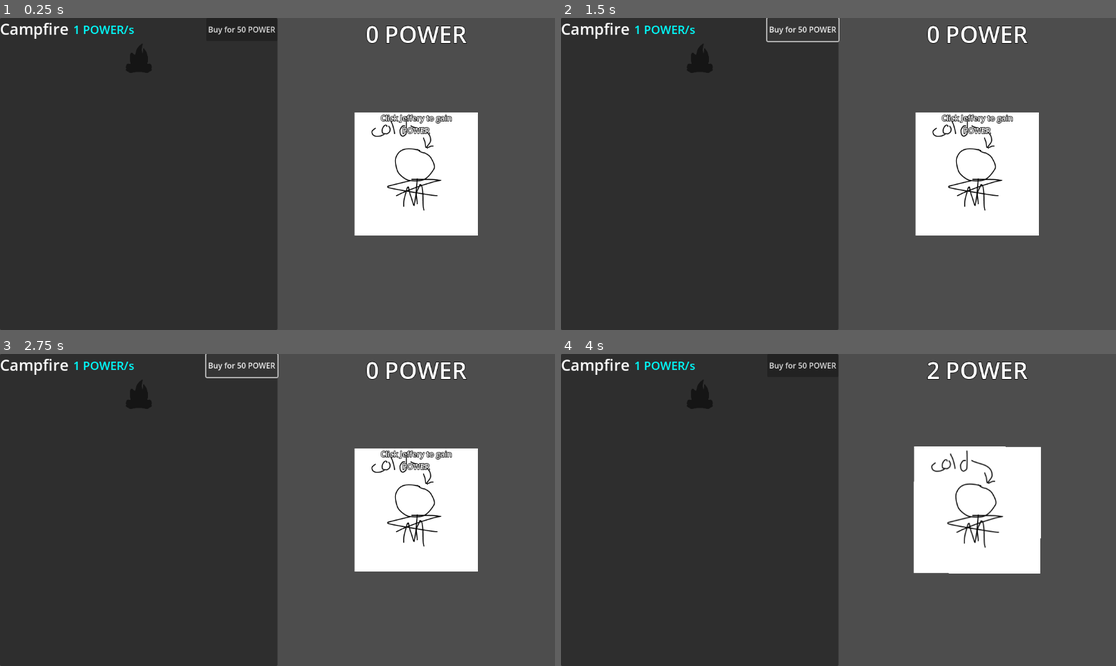
Above: before the commit, frames 1-4 (two rows, left to right).
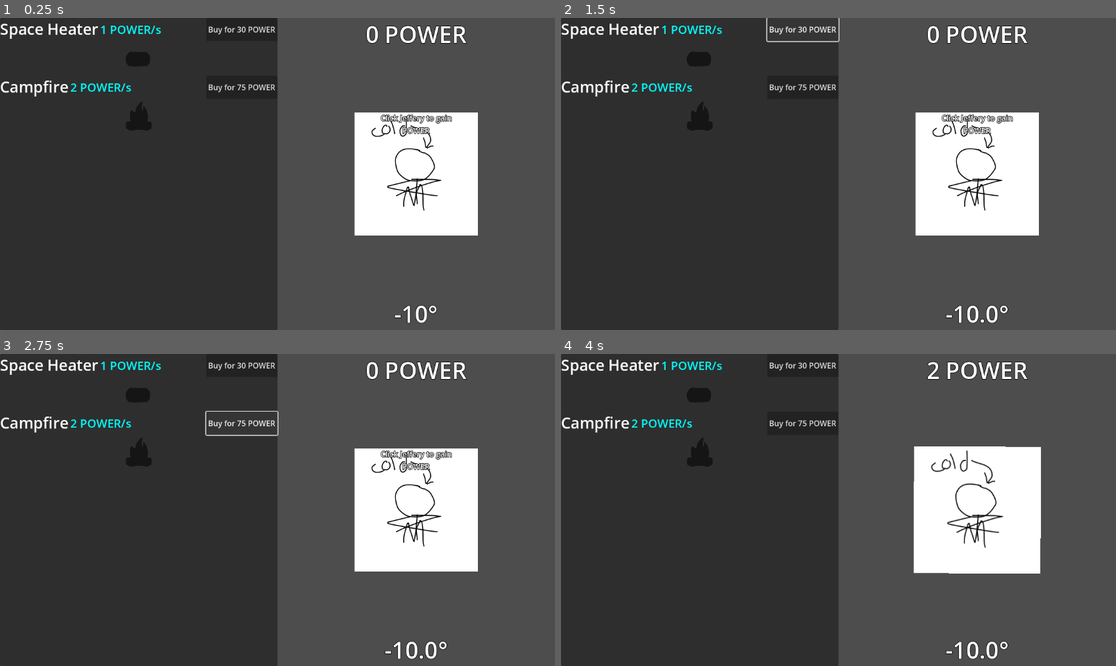
Above: after the commit, the same moments.

Repository: ToasterPanic/its-cold-outside
Game: Godot game, scene res://scenes/game.tscn
Same seed, same stepped clock (60 frames per second), same inputs: the game is played once before the commit and once after it.
Inputs (mouse positions are in pixels of both pictures, inside the frame that each line leads up to):
- Up to frame 1 (0.25 s): no input
- Up to frame 2 (1.5 s): click (805, 30) at 0.5 s, where only the run before the commit has a clickable "Buy for 50 POWER"; click "Buy for 50 POWER" (after the commit: "Buy for 30 POWER") at 1.25 s
- Up to frame 3 (2.75 s): click "Buy for 50 POWER" (after the commit: "Buy for 75 POWER") at 2 s
- Up to frame 4 (4 s): click "Click Jeffery to gain POWER" at 2.75 s; tap Enter at 3.5 s; hold Right from 3.53 s (still down); tap Alt at 3.6 s

The runs differ from the first frame. In frame 1, 1.5% of the frame differs, in the area x 0-79%, y 1-98%; in frame 2, 1.6%; in frame 3, 1.9%, in the area x 0-81%, y 0-98%; in frame 4, 1.6%.

Commit message:
Multiple buyables, space heaters

Diff:
--- a/scenes/buyable_ui_item.tscn
+++ b/scenes/buyable_ui_item.tscn
@@ -11,6 +11,8 @@
 font_color = Color(0, 1, 1, 1)
 
 [node name="BuyableUIItem" type="VBoxContainer"]
+offset_right = 727.0
+offset_bottom = 116.0
 script = ExtResource("1_q11ar")
 metadata/type = "campfire"
 
--- a/scenes/game.tscn
+++ b/scenes/game.tscn
@@ -91,4 +91,18 @@
 horizontal_alignment = 1
 autowrap_mode = 1
 
+[node name="TemperatureMeter" type="Label" parent="CanvasLayer/Control"]
+layout_mode = 1
+anchors_preset = -1
+anchor_left = 0.5
+anchor_top = 1.0
+anchor_right = 1.0
+anchor_bottom = 1.0
+grow_horizontal = 2
+grow_vertical = 0
+text = "0°"
+label_settings = SubResource("LabelSettings_yqjtg")
+horizontal_alignment = 1
+autowrap_mode = 1
+
 [connection signal="pressed" from="Jeffery" to="." method="_on_jeffery_pressed"]
--- a/scripts/buyable_ui_item.gd
+++ b/scripts/buyable_ui_item.gd
@@ -1,11 +1,21 @@
 extends VBoxContainer
 
+var game = null
+
+func _ready() -> void:
+	$Top/Name.text = global.buyables[get_meta("type")].name
+	$Top/Buy.text = "Buy for " + str(global.buyables[get_meta("type")].cost) + " POWER"
+	$Top/Cost.text = str(global.buyables[get_meta("type")].passive_power) + " POWER/s"
+
+	$Bottom/HBoxContainer/None.texture = load("res://textures/" + get_meta("type") + ".png")
+
+	print(owner)
 
 func _on_buy_pressed() -> void:
-	if owner.power >= global.buyables[get_meta("type")].cost:
-		owner.power -= global.buyables[get_meta("type")].cost
+	if game.power >= global.buyables[get_meta("type")].cost:
+		game.power -= global.buyables[get_meta("type")].cost
 
-		owner.boughts[get_meta("type")] += 1
+		game.boughts[get_meta("type")] += 1
 
 		$Bottom/HBoxContainer/None.visible = false
 
--- a/scripts/game.gd
+++ b/scripts/game.gd
@@ -8,30 +8,39 @@
 
 var time_to_next_passive_power = 1
 
+var buyable_ui_item_scene = preload("res://scenes/buyable_ui_item.tscn")
+
 func _ready() -> void:
+	$CanvasLayer/Control/Panel/VBoxContainer/BuyableUIItem.free()
+
 	for n in global.buyables.keys():
 		boughts[n] = 0
 
-	print(boughts)
+		var buyable_ui_item = buyable_ui_item_scene.instantiate()
+		buyable_ui_item.set_meta("type", n)
+		buyable_ui_item.game = self
+
+		$CanvasLayer/Control/Panel/VBoxContainer.add_child(buyable_ui_item)
 
 func _process(delta: float) -> void:
 	time_to_next_passive_power -= delta
 	if time_to_next_passive_power <= 0:
 		time_to_next_passive_power = 1
 
+		temperature = -10
+
 		for n in boughts.keys():
 			power += global.buyables[n].passive_power * boughts[n]
 
-	temperature = -10
-
-	for n in boughts.keys():
-		temperature += global.buyables[n].heat * boughts[n]
+			temperature += global.buyables[n].heat * boughts[n]
 
 	$Jeffery.rotation_degrees /= 1 + (delta * 6)
 	$Jeffery.scale.x -= ($Jeffery.scale.x - 1) * (delta * 3)
 	$Jeffery.scale.y = $Jeffery.scale.x
 
 	$CanvasLayer/Control/PowerMeter.text = str(floori(power)) + " POWER"
+
+	$CanvasLayer/Control/TemperatureMeter.text = str(temperature) + "°"
 
 	$Camera2D.position.x = get_viewport().size.x / -4
 
--- a/scripts/global.gd
+++ b/scripts/global.gd
@@ -1,11 +1,19 @@
 extends Node
 
 var buyables = {
+	"space_heater": {
+		"passive_power": 1,
+		"heat": 0.1,
+		"max_amount": 10,
+		"cost": 30,
+
+		"name": "Space Heater",
+	},
 	"campfire": {
-		"passive_power": 1,
+		"passive_power": 2,
 		"heat": 0.2,
 		"max_amount": 10,
-		"cost": 30,
+		"cost": 75,
 
 		"name": "Campfire",
 	},
Binary file added: textures/space_heater.png
Not shown, added: textures/space_heater.png.import
